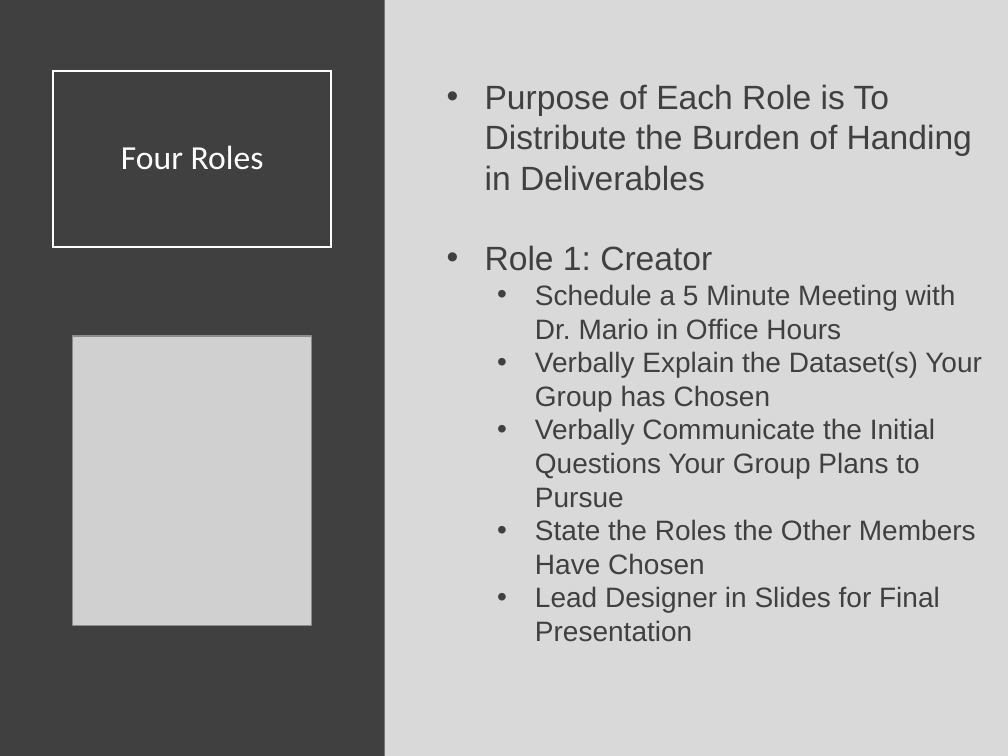
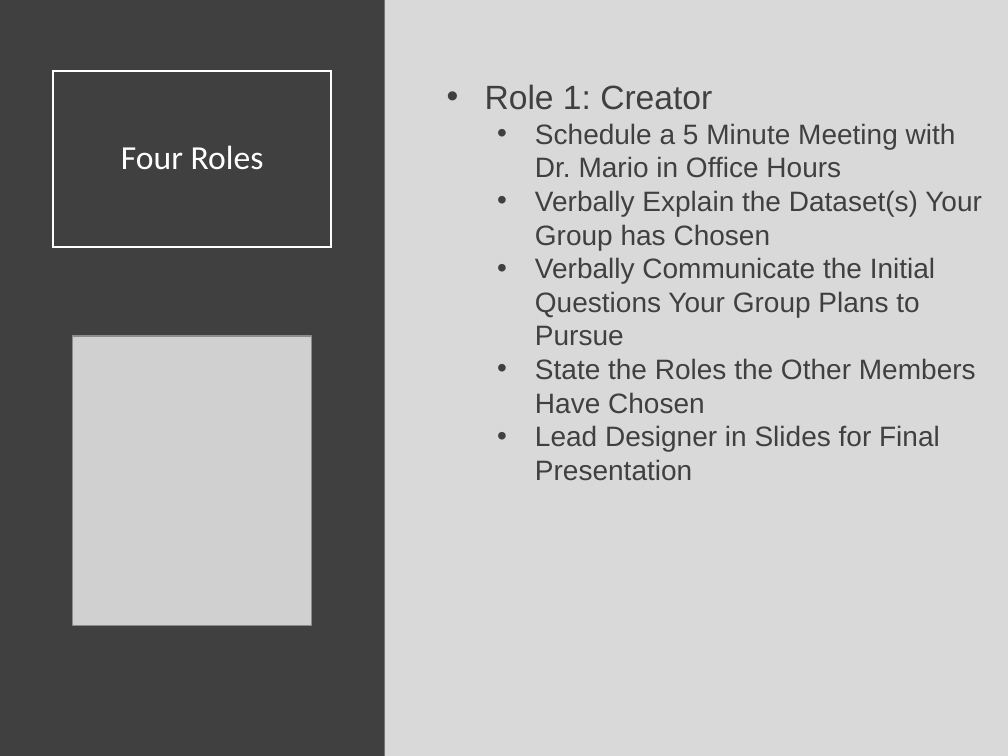
Before and after one commit to SuperMarioGiacomazzo/STOR320_WEBSITE, a slide deck: slide 5 of Lecture/Final Project 1/Final_Project_1_Lecture.pptx. Drawn at 1008x756 pixels with LibreOffice and Linux fonts; fonts in the diff are those of the drawing; grey boxes stand for pictures. Boxes give left, top, right and bottom in pixels: in the first picture for what was removed or moved away, otherwise in the second. Text is boxed around its words. In the diff, an @@ line names an element or a change of style, - is before the commit and + after.

```diff
--- a/Lecture/Final Project 1/Final_Project_1_Lecture.pptx
+++ b/Lecture/Final Project 1/Final_Project_1_Lecture.pptx
@@ text at (x1=485, y1=84, x2=972, y2=191): paragraph removed @@
-• Purpose of Each Role is To Distribute the Burden of Handing in Deliverables
```
Also in this commit, not shown: 3 other slides changed, 8 other files.
